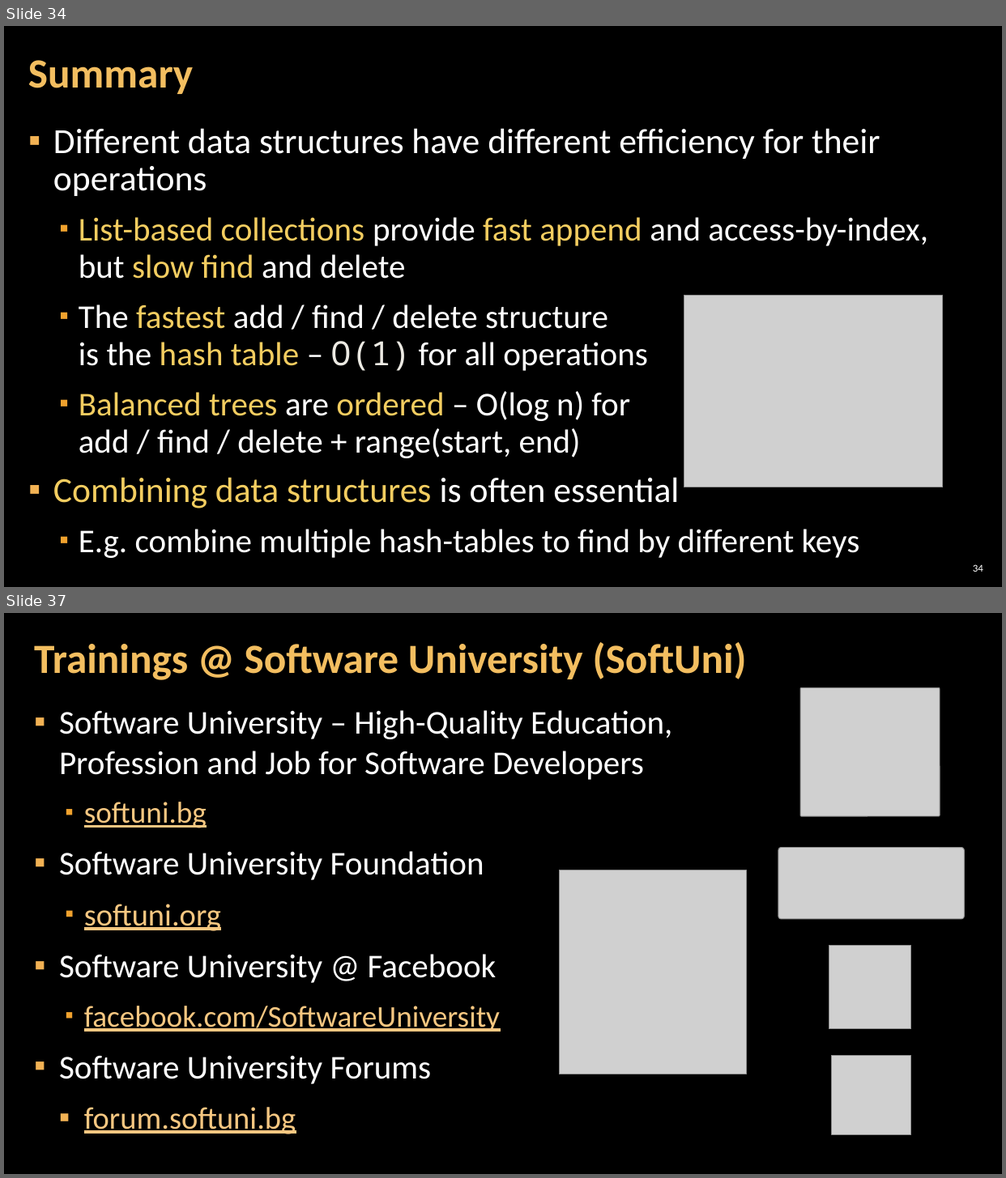
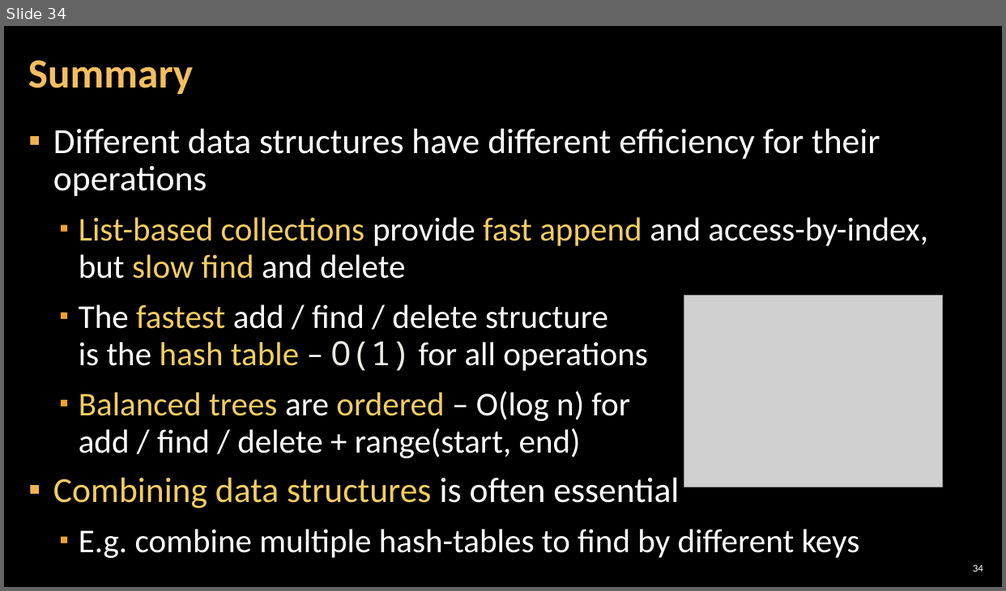
Before and after one commit to astambi/Data-Structures, a slide deck: 00-Resources/11. Data-Structures-Combining-Data-Structures.pptx. Shown one above the other, each under a label of ours: slides 34 and 37 before the commit, slide 34 after it; the slides between them are not shown. The pictures are 1006x1178 and 1006x591 pixels, drawn with LibreOffice and Linux fonts; fonts in the diff are those of the drawing; grey boxes stand for pictures; background and template pictures are left out. Boxes give left, top, right and bottom in pixels: in the first picture for what was removed or moved away, otherwise in the second. Text is boxed around its words. In the diff, an @@ line names an element or a change of style, - is before the commit and + after.

```diff
--- a/00-Resources/11. Data-Structures-Combining-Data-Structures.pptx
+++ b/00-Resources/11. Data-Structures-Combining-Data-Structures.pptx
@@ slide 37 removed at [4,613,1002,1174], background picture (left out) @@
@@ title removed at [34,642,747,680] @@
-Trainings @ Software University (SoftUni)
@@ picture removed at [800,688,940,816] @@
@@ text removed at [59,710,672,1135] @@
-▪ Software University – High-Quality Education, Profession and Job for Software Developers
-  ▪ softuni.bg
-▪ Software University Foundation
-  ▪ softuni.org
-  ▪ Software University @ Facebook
-  ▪ facebook.com/SoftwareUniversity
-  ▪ Software University Forums
-    ▪ forum.softuni.bg
@@ picture removed at [778,847,964,919] @@
@@ picture removed at [559,871,746,1075] @@
@@ picture removed at [829,945,911,1029] @@
@@ picture removed at [832,1056,911,1135] @@
```
Also in this commit, not shown: 2 other slides removed.
